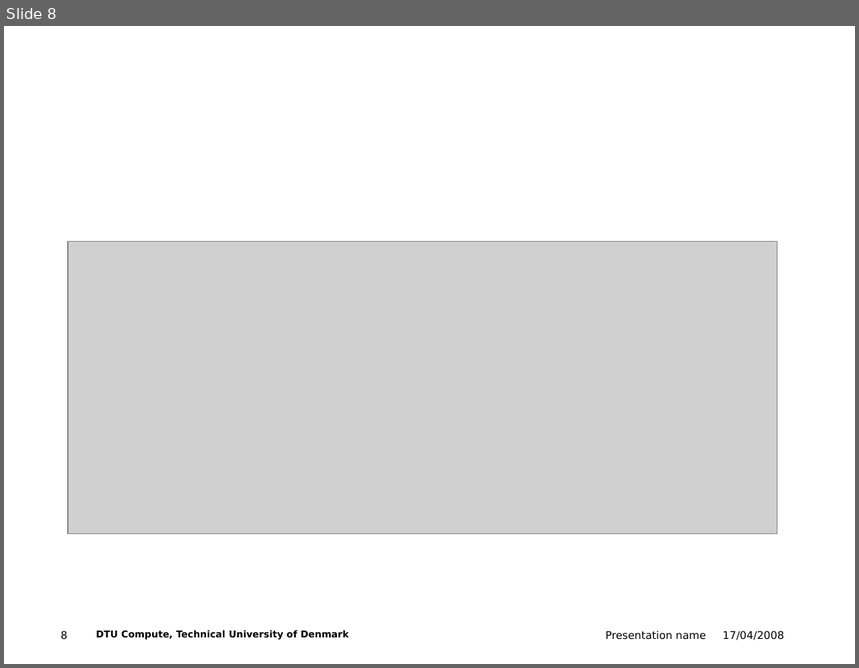
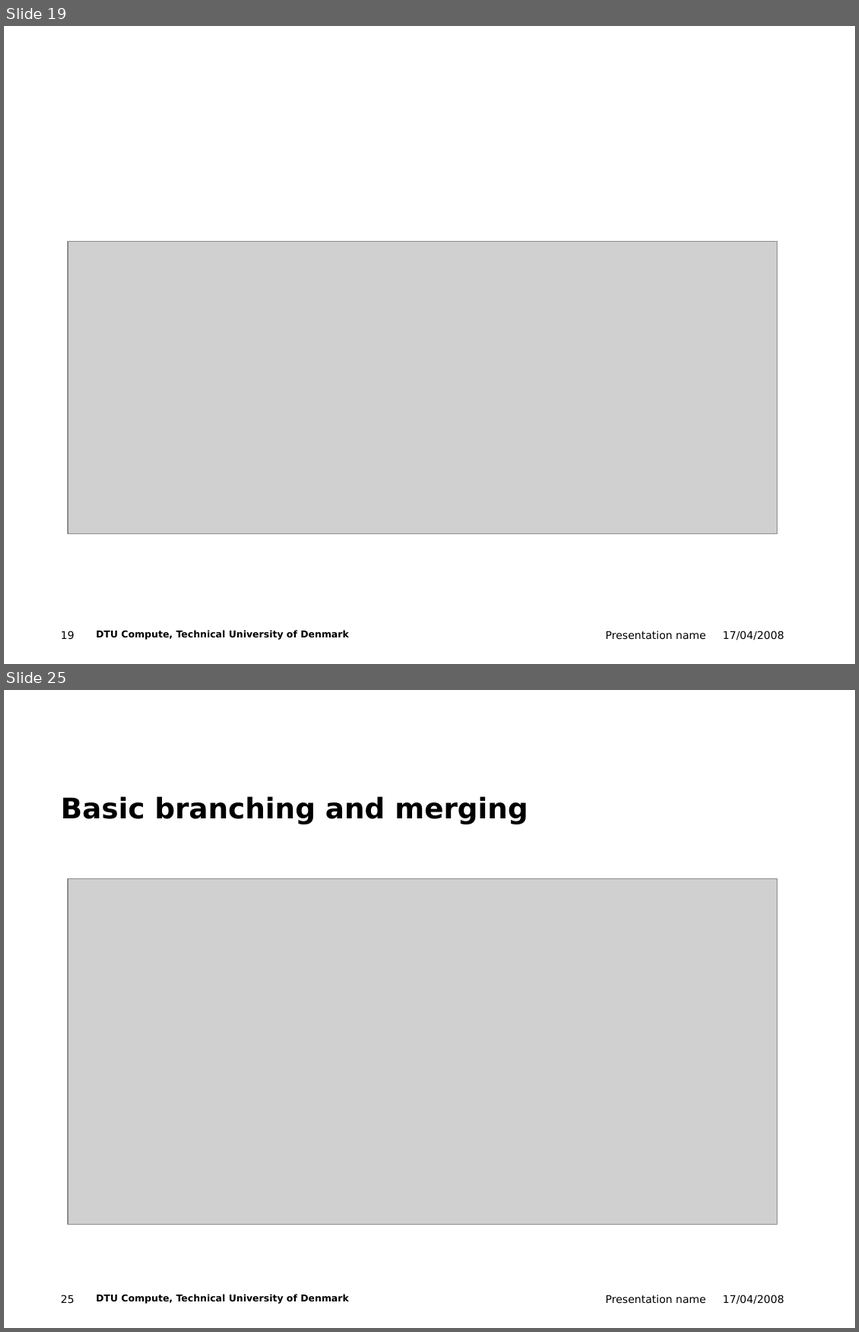
Before and after one commit to tsal-dtu/ws4_version_control_git, a slide deck: version_control_git.pptx. Shown one above the other, each under a label of ours: slide 8 before the commit, slides 19 and 25 after it; the slides between them are not shown. The pictures are 859x668 and 859x1332 pixels, drawn with LibreOffice and Linux fonts; fonts in the diff are those of the drawing; grey boxes stand for pictures; background and template pictures are left out. Boxes give left, top, right and bottom in pixels: in the first picture for what was removed or moved away, otherwise in the second. Text is boxed around its words. In the diff, an @@ line names an element or a change of style, - is before the commit and + after.

```diff
--- a/version_control_git.pptx
+++ b/version_control_git.pptx
@@ slide 25 added at bbox=[4, 690, 855, 1328], background #FFFFFF; not listed: 4 template elements that a slide beside it also shows @@
@@ title added at bbox=[61, 796, 528, 825], 24 pt, text #000000, bold @@
+Basic branching and merging
@@ picture added at bbox=[68, 879, 777, 1224] @@
@@ what was slide 8 is now slide 19 @@
@@ page number at bbox=[61, 631, 75, 640]: text changed @@
-8
+19
```
Also in this commit, not shown: 33 other slides added, 2 slides removed, 1 other file.
